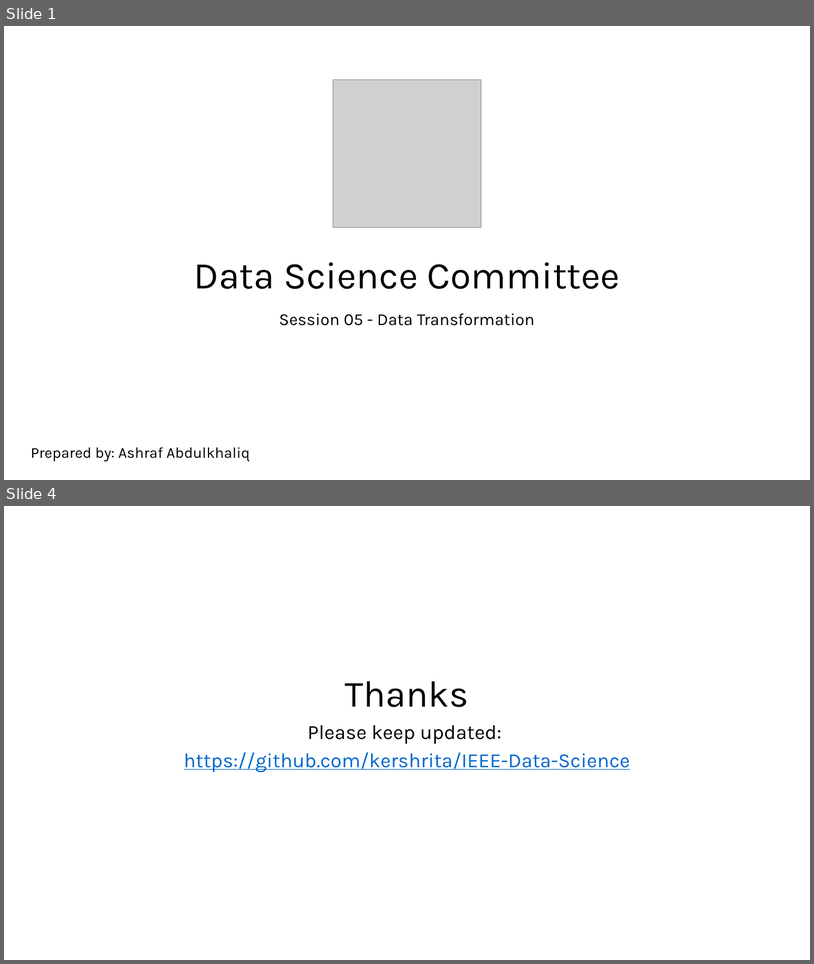
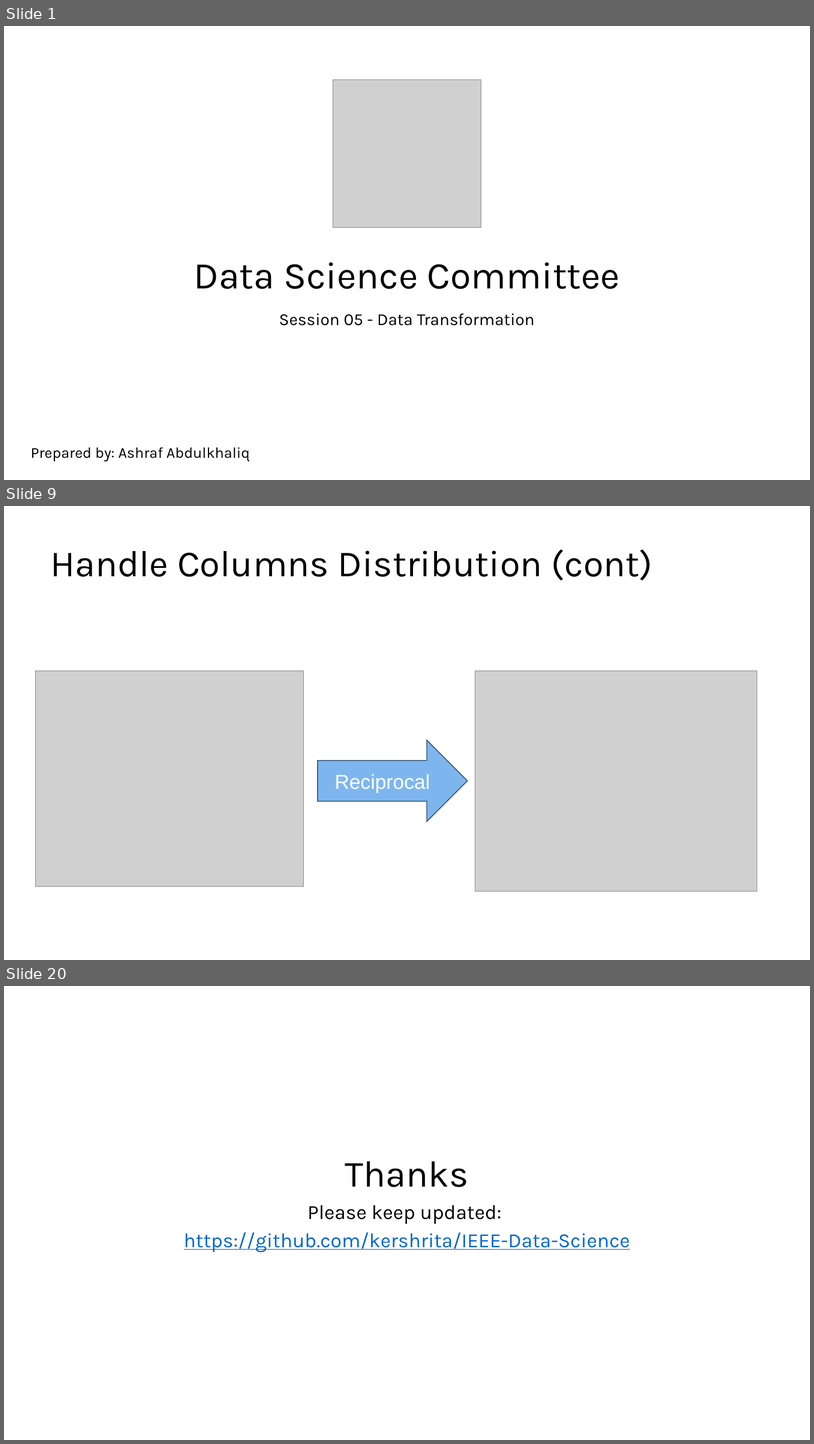
Before and after one commit to kershrita/Data-Science-Roadmap, a slide deck: slides/Session 05 - Data Transformation.pptx. Shown one above the other, each under a label of ours: slides 1 and 4 before the commit, slides 1, 9 and 20 after it; the slides between them are not shown. The pictures are 814x964 and 814x1444 pixels, drawn with LibreOffice and Linux fonts; fonts in the diff are those of the drawing; grey boxes stand for pictures. Boxes give left, top, right and bottom in pixels: in the first picture for what was removed or moved away, otherwise in the second. Text is boxed around its words. In the diff, an @@ line names an element or a change of style, - is before the commit and + after.

```diff
--- a/slides/Session 05 - Data Transformation.pptx
+++ b/slides/Session 05 - Data Transformation.pptx
@@ slide 9 added at box(4, 506, 810, 960), background #FFFFFF @@
@@ title added at box(50, 549, 653, 580), 44 pt, text #000000 @@
+Handle Columns Distribution (cont)
@@ picture added at box(35, 670, 303, 886) @@
@@ picture added at box(475, 670, 758, 891) @@
@@ right arrow added at box(318, 740, 468, 821), fill #7DB6EF, outline #375069 1 pt, 24 pt, text #FFFFFF @@
+Reciprocal
@@ what was slide 4 is now slide 20 @@
```
Also in this commit, not shown: 17 other slides added, 2 slides removed, 2 other files.
